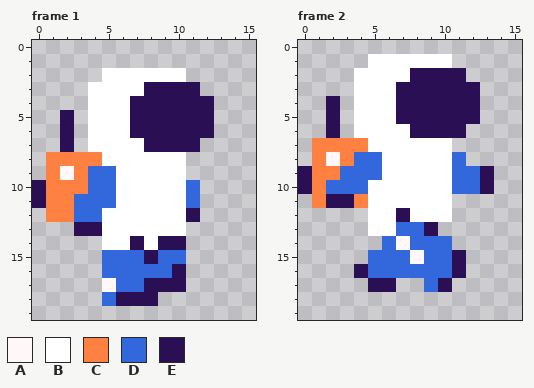
A pixel-art file gets an edit: Player/spaceman_run_right.aseprite. Above, as it was before the edit.
16x20 pixels, 6 frames. Shown: frame 1, frame 2. The commit also changed other frames, which this record leaves out.
Visible layers, top first: "Layer 1", "Layer 2".
Palette (. is transparent): A #fff7f8  B #ffffff  C #ff8142  D #3368dc  E #2b0f54
Pixels before, frame 1, first column x 0:
 2 .....BBBBBB..
 3 ....BBBBEEEE.
 4 ....BBBEEEEEE
 5 ..E.BBBEEEEEE
 6 ..E.BBBEEEEEE
 7 ..E.BBBBEEEE.
 8 .CCCCBBBBBB..
 9 .CACDDBBBBB..
10 ECCCDDBBBBBD.
11 ECCDDDBBBBBD.
12 .CCDDBBBBBBE.
13 ...EEBBBBBB..
14 .....BBEBEE..
15 .....DDDEDD..
16 .....DDDDDE..
17 .....ADDEEE..
18 .....DEEE....
Pixels before, frame 2, first column x 0:
 1 .....BBBBBB...
 2 ....BBBBEEEE..
 3 ....BBBEEEEEE.
 4 ..E.BBBEEEEEE.
 5 ..E.BBBEEEEEE.
 6 ..E.BBBBEEEE..
 7 .CCCCBBBBBB...
 8 .CACDDBBBBBD..
 9 ECCDDDBBBBBDDE
10 ECDDDBBBBBBDDE
11 .CEECBBBBBB...
12 .....BBEBBB...
13 .....BBDDE....
14 ......DADDD...
15 .....DDDADDE..
16 ....EDDDDDDE..
17 .....EE..DE...
Once edited:
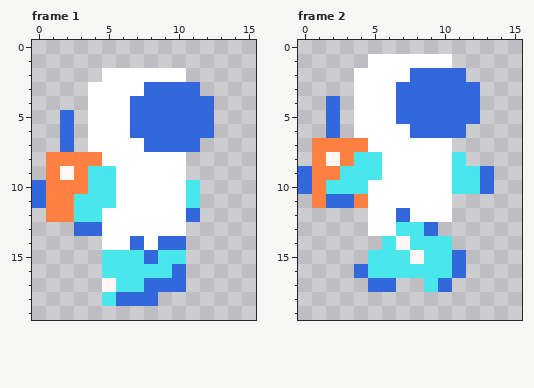
The edit:
{"colour":"D","old":"#3368dc","new":"#49e7ec"}
{"colour":"E","old":"#2b0f54","new":"#3368dc"}
{"label":"changed","picture_box":[32,82,214,306]}
{"label":"changed","picture_box":[298,68,494,292]}
